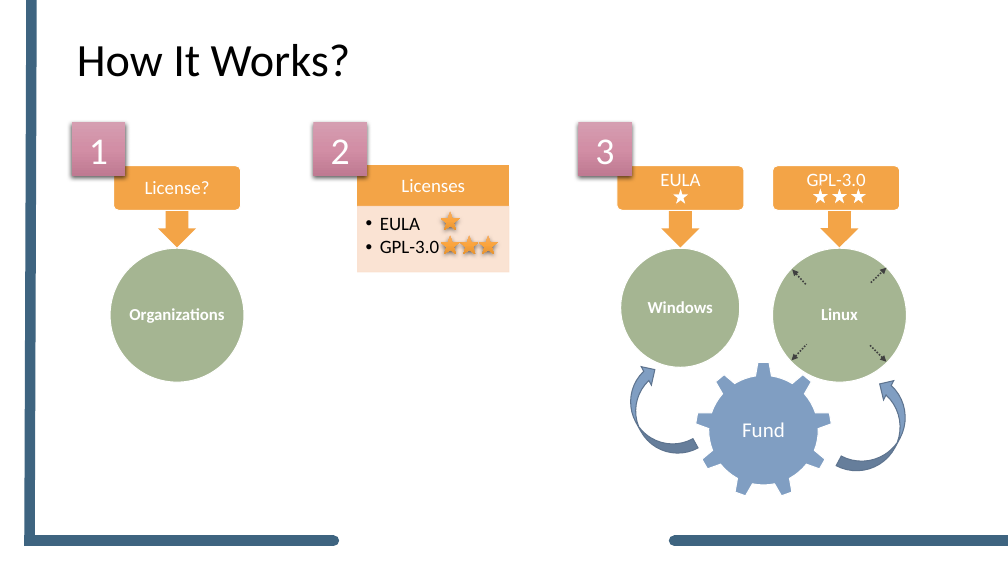
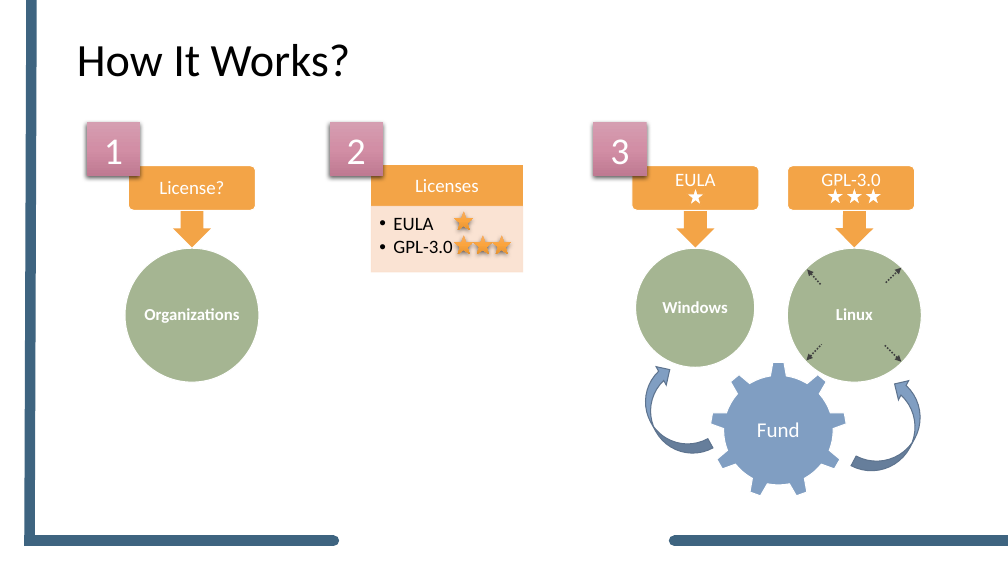
Before and after one commit to forCrowd/WealthFramework, a slide deck: slide 2 of SolutionItems/Documents/Connect2Effect/Presentation.pptx. Drawn at 1008x567 pixels with LibreOffice and Linux fonts; fonts in the diff are those of the drawing; background and template pictures are left out. Boxes give left, top, right and bottom in pixels: in the first picture for what was removed or moved away, otherwise in the second. Text is boxed around its words. In the diff, an @@ line names an element or a change of style, - is before the commit and + after.

```diff
--- a/SolutionItems/Documents/Connect2Effect/Presentation.pptx
+++ b/SolutionItems/Documents/Connect2Effect/Presentation.pptx
@@ 8 stars, 6 freeform shapes, 5 rectangles, 4 arrows, 3 left arrows, 2 texts, 1 gear, 1 curved down arrow, 1 curved right arrow: place and size @@
-8 stars, 6 freeform shapes, 5 rectangles, 4 arrows, 3 left arrows, 2 texts, 1 gear, 1 curved down arrow, 1 curved right arrow at [72,123,923,499]
+8 stars, 6 freeform shapes, 5 rectangles, 4 arrows, 3 left arrows, 2 texts, 1 gear, 1 curved down arrow, 1 curved right arrow at [87,123,938,499]
```
Also in this commit, not shown: 3 other slides changed, 7 other files.
